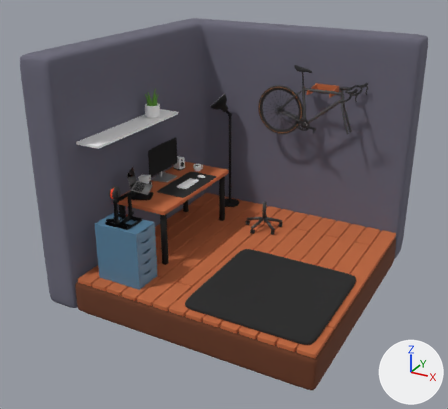
A saved change to the Blender file blender/room.blend.
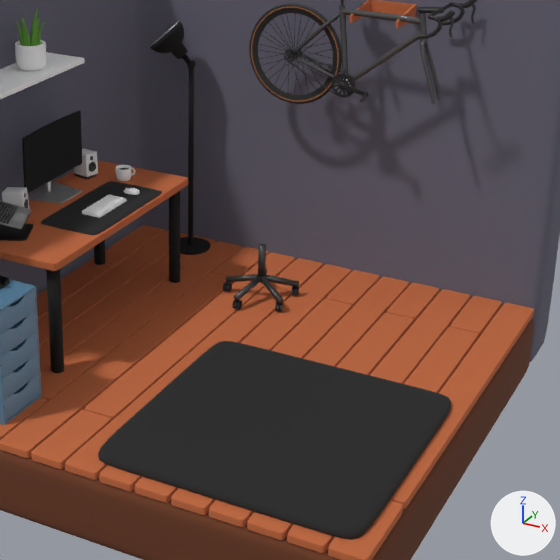
Each version is shown whole from a camera (50 mm lens) standing at (3.09, -6.22, 4.2) and looking at (-0.31, -0.03, 1.1), then close up on the part from 31% to 91% of the width and 20% to 87% of the height. Every picture has the same lights, and +X, +Y and +Z are marked at lower right.

Before the edit, the objects in view are built like this:
```python
ob_cube_061 = bpy.data.objects.new('Cube.061', me_cube_071)
ob_cube_061.parent = ob_drawer
ob_cube_061.location = (-0.696, -1.162, 0.551)
ob_cube_061.scale = (0.0068, 0.168, 0.0657)
ob_monitpr = bpy.data.objects.new('monitpr', me_cube_061)
ob_monitpr.location = (0.0, 0.0, 0.0)
ob_plane_003 = bpy.data.objects.new('Plane.003', cu_plane_003)
ob_plane_003.parent = ob_bike
ob_plane_003.location = (-1.235, -4.082, 0.697)
# also in view: 'floor_planks' at (0.01, 0.01, 0.44); 'rug' at (0.67, -0.66, 0.5); 'deskmat' at (-0.92, 0.1, 1.22); 'Plane.002' at (0.42, 1.26, 2.13); 'drawer' at (-0.98, -1.16, 0.82)
```
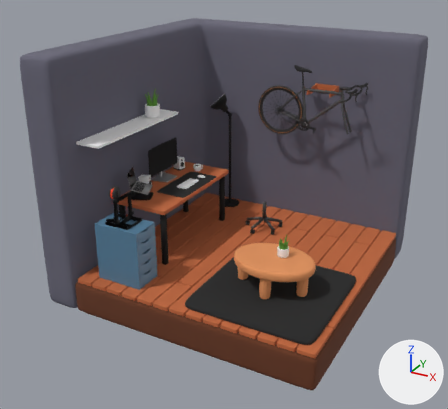
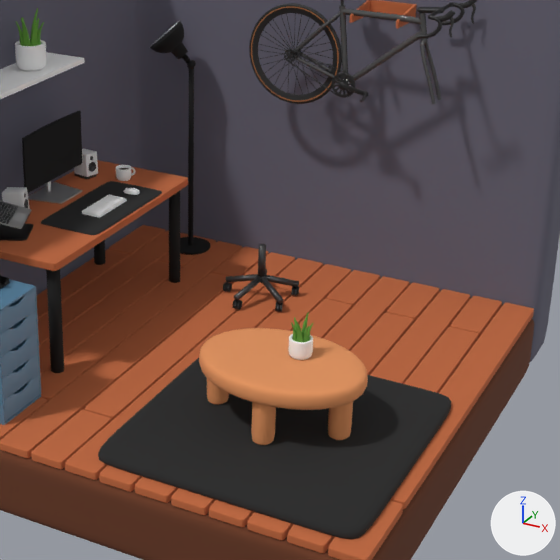
Where the newer file only moved an object's origin or applied its transform, the numbers keep the older frame.

Patch to the scene script:
```diff
--- a/blender/room.blend.py
+++ b/blender/room.blend.py
@@ me_circle_002 @@
+me_circle_002 = me_circle_020.copy(); me_circle_002.name = 'Circle.002'
@@ ob_leaves_001 @@
+ob_leaves_001 = bpy.data.objects.new('leaves.001', me_cube_016)  # 144 vertices, 112 faces; spans x -4.9..5.8, y -2.7..2.7, z -9.9..8.6; in mat_plant (green #65a03b); modifiers SUBSURF
+ob_leaves_001.parent = ob_plant_001
+ob_leaves_001.location = (0.754, -0.49, 1.116)
+ob_leaves_001.rotation_euler = (0.0, 0.0, 1.571)  # degrees (0, 0, 90)
+ob_leaves_001.scale = (0.0182, 0.0325, 0.0182)
@@ ob_plant_001 @@
+ob_plant_001 = bpy.data.objects.new('plant.001', me_cylinder_002)  # 49 vertices, 49 faces; spans x -1.0..1.0, y -1.0..1.0, z -1.07..0.93; in mat_material_012 (white #ffffff); modifiers BEVEL, SUBSURF
+ob_plant_001.location = (0.725, -0.556, 0.958)
+ob_plant_001.rotation_euler = (0.0, 0.0, 1.571)  # degrees (0, 0, 90)
+ob_plant_001.scale = (0.072, 0.072, 0.0552)
@@ ob_circle_007 @@
+ob_circle_007 = bpy.data.objects.new('Circle.007', me_circle_020)  # 32 vertices, 26 faces; spans x -1.0..1.0, y -1.0..1.0, z 0.0..0.28; in mat_wood2 (orange #e79660); modifiers SUBSURF
+ob_circle_007.parent = ob_coffetable
+ob_circle_007.location = (0.596, -0.854, 0.497)
+ob_circle_007.scale = (0.0694, 0.0759, 0.943)
@@ ob_coffetable @@
+ob_coffetable = bpy.data.objects.new('coffetable', me_circle_002)  # modifiers SUBSURF
+ob_coffetable.location = (0.654, -0.632, 0.793)
+ob_coffetable.scale = (0.526, 0.391, 0.391)
@@ ob_circle_008 @@
+ob_circle_008 = bpy.data.objects.new('Circle.008', me_circle_020)  # 32 vertices, 26 faces; spans x -1.0..1.0, y -1.0..1.0, z 0.0..0.28; in mat_wood2 (orange #e79660); modifiers SUBSURF
+ob_circle_008.parent = ob_coffetable
+ob_circle_008.location = (0.195, -0.598, 0.497)
+ob_circle_008.scale = (0.0694, 0.0759, 0.943)
@@ ob_circle_021 @@
+ob_circle_021 = bpy.data.objects.new('Circle.021', me_circle_002)  # modifiers SUBSURF
+ob_circle_021.parent = ob_coffetable
+ob_circle_021.location = (0.932, -0.613, 0.497)
+ob_circle_021.scale = (0.0694, 0.0759, 0.943)
```

Changed parts and their boxes (x1, y1, x2, y2) in the close-ups (560 x 560 px):
'coffetable', added (orange)
    after: (199, 328, 368, 410)
'Circle.007', added
    after: (251, 402, 276, 445)
'Circle.021', added
    after: (328, 401, 353, 440)
'plant.001', added
    after: (288, 334, 313, 360)
'Circle.008', added
    after: (207, 379, 229, 405)
'leaves.001', added
    after: (291, 312, 313, 342)
